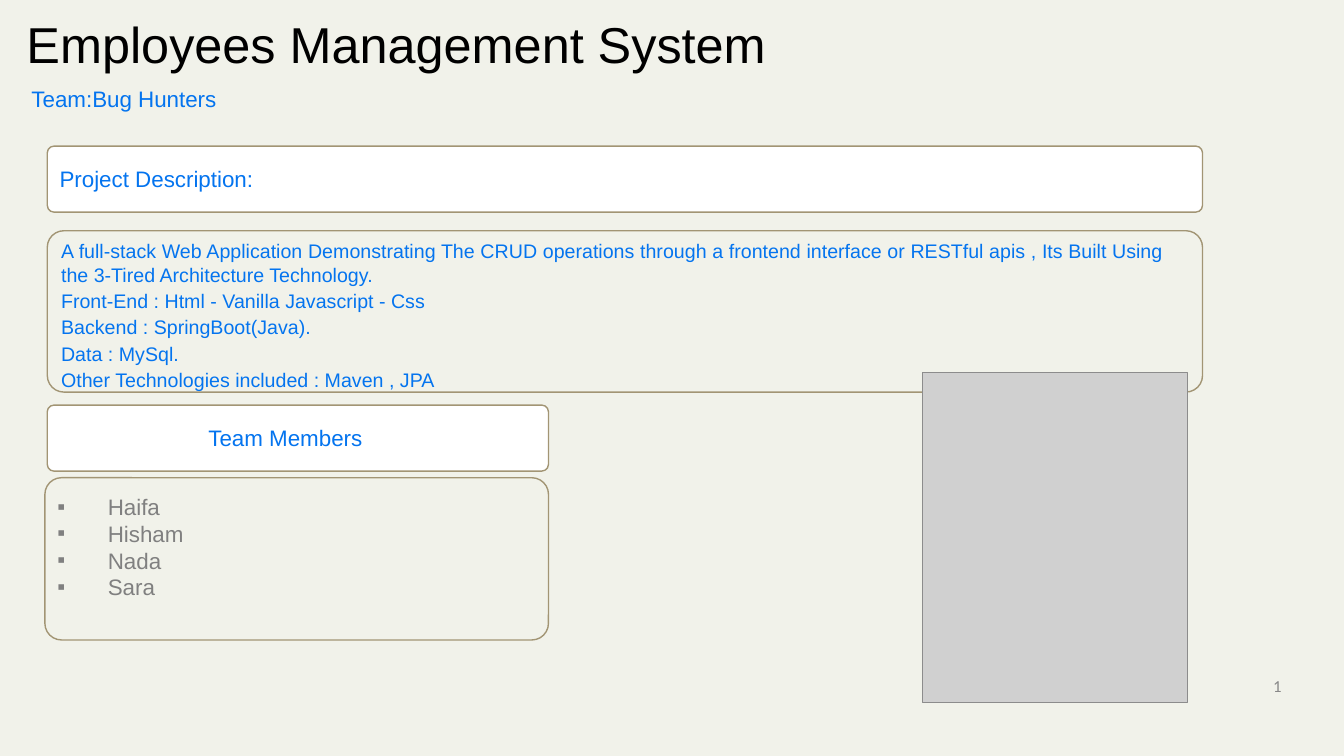
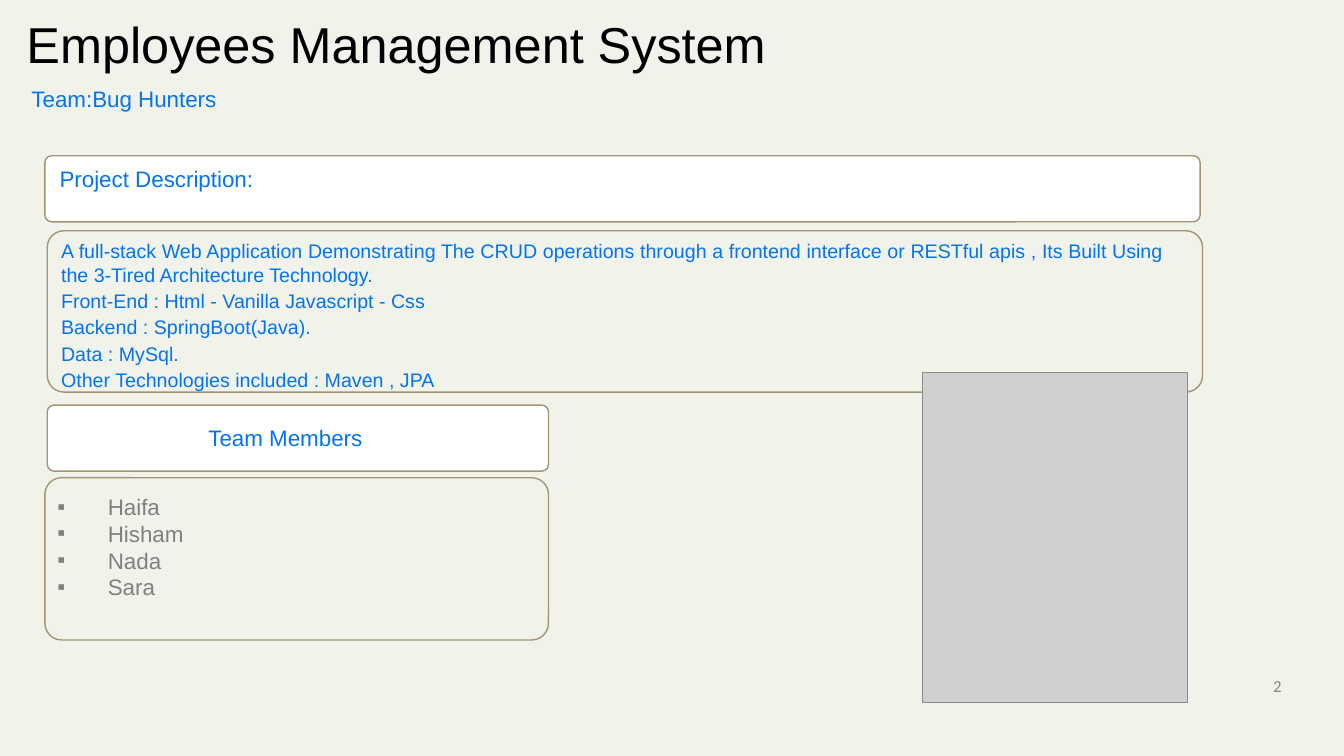
Before and after one commit to mickknutson/SITE_BOOTCAMP_QA, a slide deck: slide 2 of StudentWork/Nada/Project_01/SITE_PROJECT_TEMPLATE.pptx (slide 1 before the commit). Drawn at 1344x756 pixels with LibreOffice and Linux fonts; fonts in the diff are those of the drawing; grey boxes stand for pictures; background and template pictures are left out. Boxes give left, top, right and bottom in pixels: in the first picture for what was removed or moved away, otherwise in the second. Text is boxed around its words. In the diff, an @@ line names an element or a change of style, - is before the commit and + after.

```diff
--- a/StudentWork/Nada/Project_01/SITE_PROJECT_TEMPLATE.pptx
+++ b/StudentWork/Nada/Project_01/SITE_PROJECT_TEMPLATE.pptx
@@ rounded rectangle: place and size @@
-rounded rectangle at <box>47,146,1203,213</box>
+rounded rectangle at <box>45,156,1201,223</box>
@@ page number at <box>1273,681,1281,692</box>: text changed @@
-1
+2
```
Also in this commit, not shown: 3 other slides changed, 3 slides added, 2 slides removed, 13 other files.
